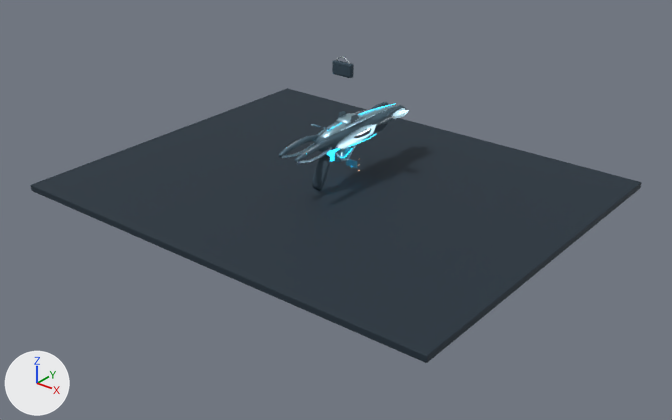
A saved change to the Blender file art/blender/aether9-specter-phase1.blend.
One viewpoint serves both versions: a camera (50 mm lens) standing at (12.34, -15.46, 7.92) and looking at (0.35, -0.48, -1.37). The axes (+X, +Y, +Z) are drawn at lower left. The lights are the same throughout. The older version comes first.

Script lines for the objects in view, before the commit:
```python
ob_01___ceramic_monocoque___visual_silhouette = bpy.data.objects.new('01 / Ceramic monocoque : visual silhouette', me_01___ceramic_monocoque___visual_silhouette___mesh)
ob_01___ceramic_monocoque___visual_silhouette.location = (0.0, 0.0, 0.0)
ob_01___ceramic_monocoque___visual_silhouette.rotation_euler = (1.571, 0.0, 0.0)  # degrees (90, 0, 0)
ob_05___rear_ergonomic_polymer_pad = bpy.data.objects.new('05 / Rear ergonomic polymer pad', me_cube_022)
ob_05___rear_ergonomic_polymer_pad.location = (0.0, 0.21, 1.73)
ob_05___rear_ergonomic_polymer_pad.rotation_euler = (1.571, 0.0, 0.0)  # degrees (90, 0, 0)
ob_11___cyan_holographic_viewing_panel = bpy.data.objects.new('11 / Cyan holographic viewing panel', me_cube_028)
ob_11___cyan_holographic_viewing_panel.location = (0.0, 0.55, -0.64)
ob_11___cyan_holographic_viewing_panel.rotation_euler = (1.571, 0.0, 0.0)  # degrees (90, 0, 0)
ob_studio___background = bpy.data.objects.new('STUDIO / Background', me_cube_035)
ob_studio___background.location = (0.0, 0.0, -1.05)
```
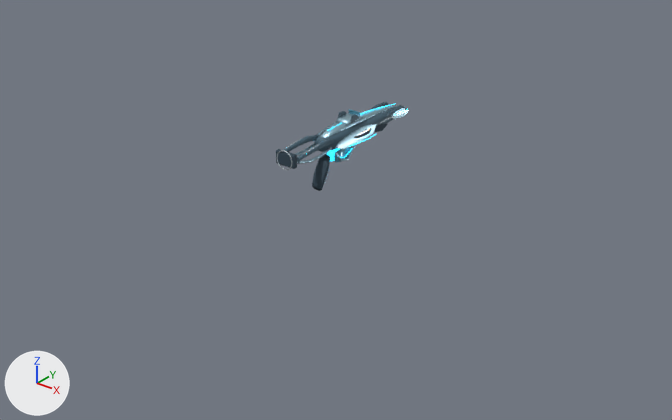
What the commit changed:
Object '05 / Rear ergonomic polymer pad' (ob_05___rear_ergonomic_polymer_pad) moves from (0.0, 0.21, 1.73) to (0.0, -1.73, 0.21).
Object '11 / Cyan holographic viewing panel' (ob_11___cyan_holographic_viewing_panel) moves from (0.0, 0.55, -0.64) to (0.0, 0.64, 0.55).
Object 'STUDIO / Background' (ob_studio___background) is now hidden.

Changed parts and their boxes (x1, y1, x2, y2) in the pictures (672 x 420 px):
'STUDIO / Background', hidden (dark blue)
    before: (31, 88, 641, 363)
'05 / Rear ergonomic polymer pad', moved
    before: (332, 60, 354, 78)
    after: (276, 149, 297, 169)
'11 / Cyan holographic viewing panel', moved
    before: (346, 159, 357, 168)
    after: (349, 109, 360, 116)
